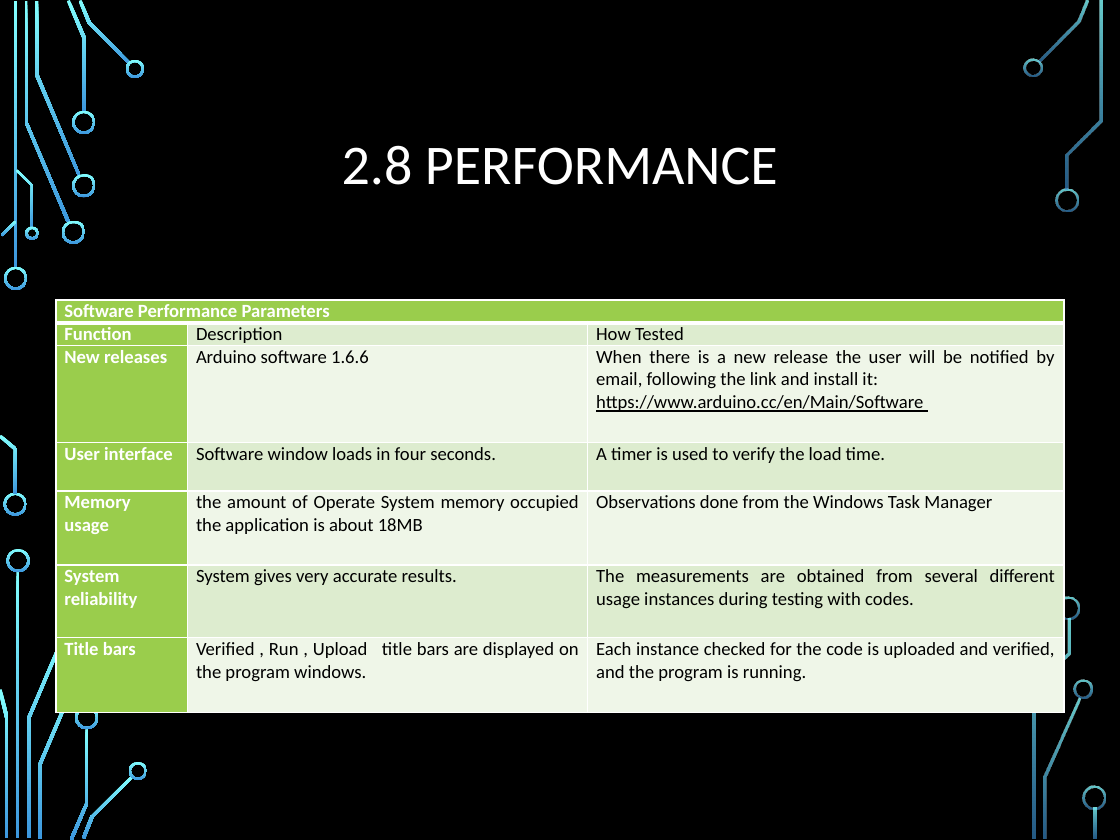
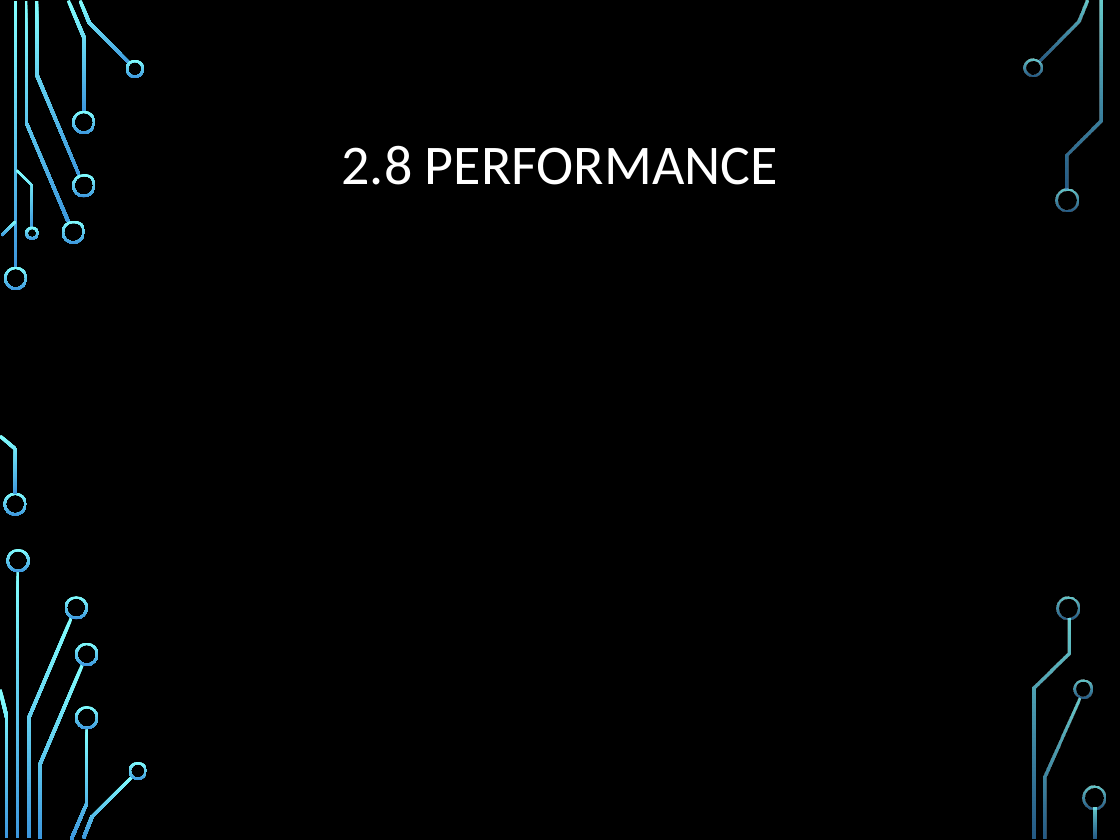
Before and after one commit to ZSchneiderman/SDR-Senior-Design, a slide deck: slide 18 of docs/Team 1.12 SDR Radio IDR.pptx (slide 20 before the commit). Drawn at 1120x840 pixels with LibreOffice and Linux fonts; fonts in the diff are those of the drawing; background and template pictures are left out. Boxes give left, top, right and bottom in pixels: in the first picture for what was removed or moved away, otherwise in the second. Text is boxed around its words. In the diff, an @@ line names an element or a change of style, - is before the commit and + after.

```diff
--- a/docs/Team 1.12 SDR Radio IDR.pptx
+++ b/docs/Team 1.12 SDR Radio IDR.pptx
@@ table removed at (56, 300, 1064, 712), 7 rows, 3 columns @@
-Software Performance Parameters |  | 
-Function | Description | How Tested
-New releases | Arduino software 1.6.6 | When there is a new release the user will be notified by email, following the link and install it: / https://www.arduino.cc/en/Main/Software
-User interface | Software window loads in four seconds. | A timer is used to verify the load time.
-Memory usage | the amount of Operate System memory occupied the application is about 18MB | Observations done from the Windows Task Manager
-System reliability | System gives very accurate results. | The measurements are obtained from several different usage instances during testing with codes.
-Title bars | Verified , Run , Upload title bars are displayed on the program windows. | Each instance checked for the code is uploaded and verified, and the program is running.
```
Also in this commit, not shown: 11 other slides changed, 4 slides added, 6 slides removed.
